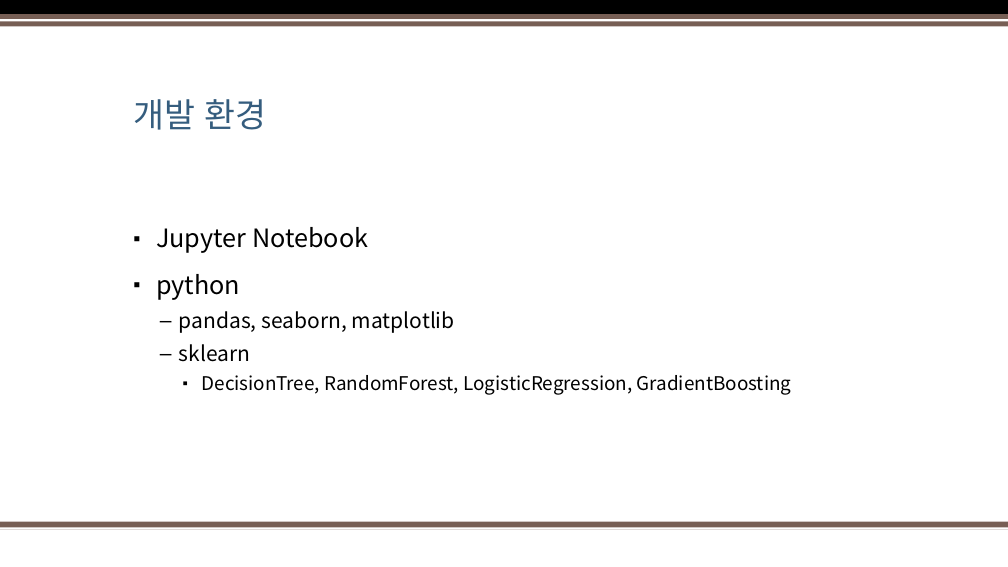
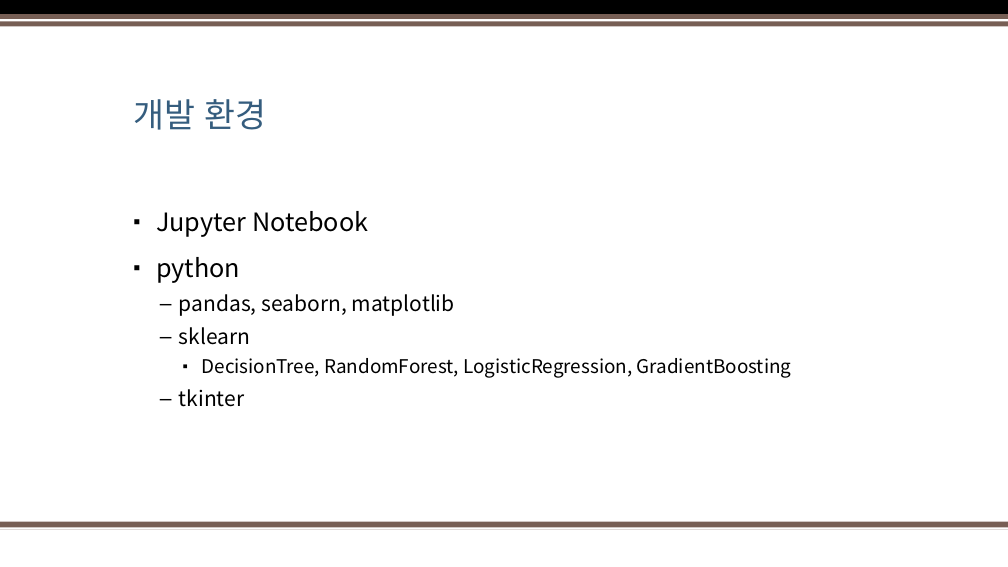
Before and after one commit to Jeong-Seongwon/portfolio, a slide deck: slide 5 of titanic/Portfolio.pptx. Drawn at 1008x567 pixels with LibreOffice and Linux fonts; fonts in the diff are those of the drawing; background and template pictures are left out. Boxes give left, top, right and bottom in pixels: in the first picture for what was removed or moved away, otherwise in the second. Text is boxed around its words. In the diff, an @@ line names an element or a change of style, - is before the commit and + after.

```diff
--- a/titanic/Portfolio.pptx
+++ b/titanic/Portfolio.pptx
@@ text at bbox=[179, 389, 245, 407]: paragraph added @@
+  – tkinter
```
Also in this commit, not shown: 1 other slide changed, 1 other file.
